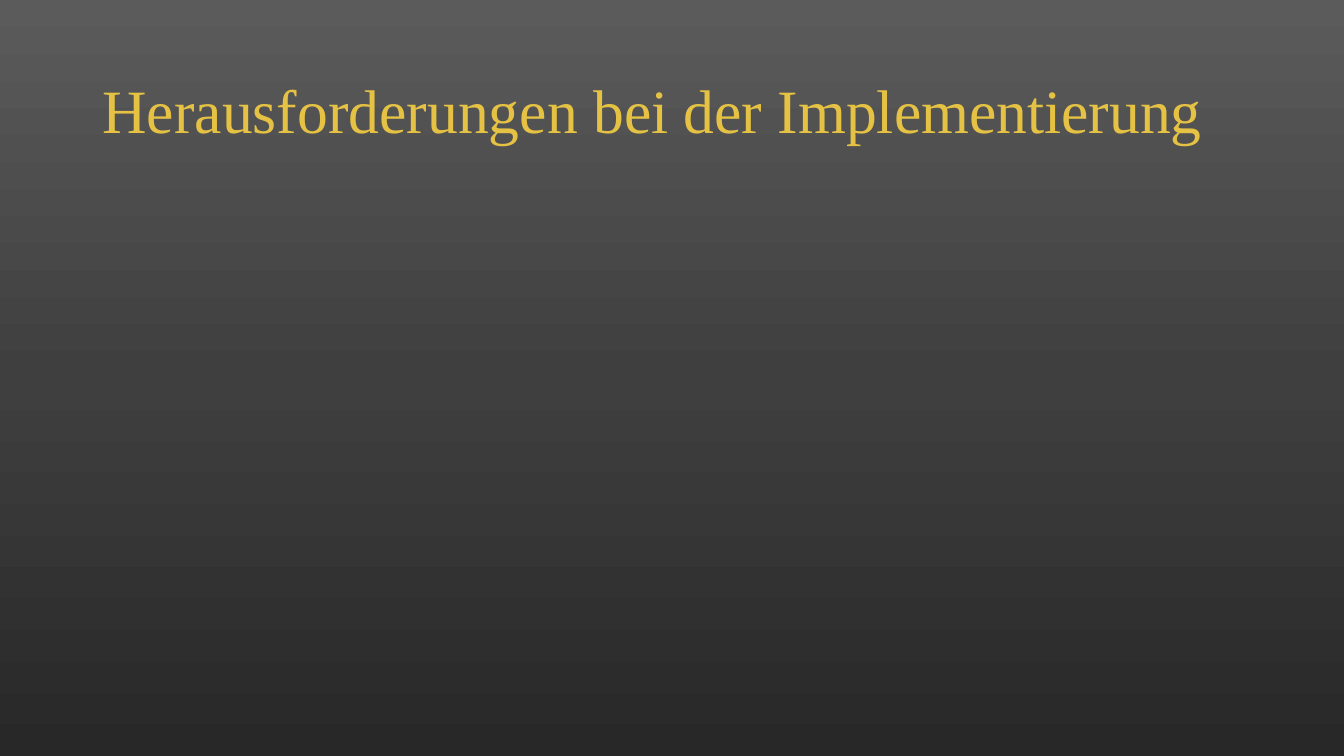
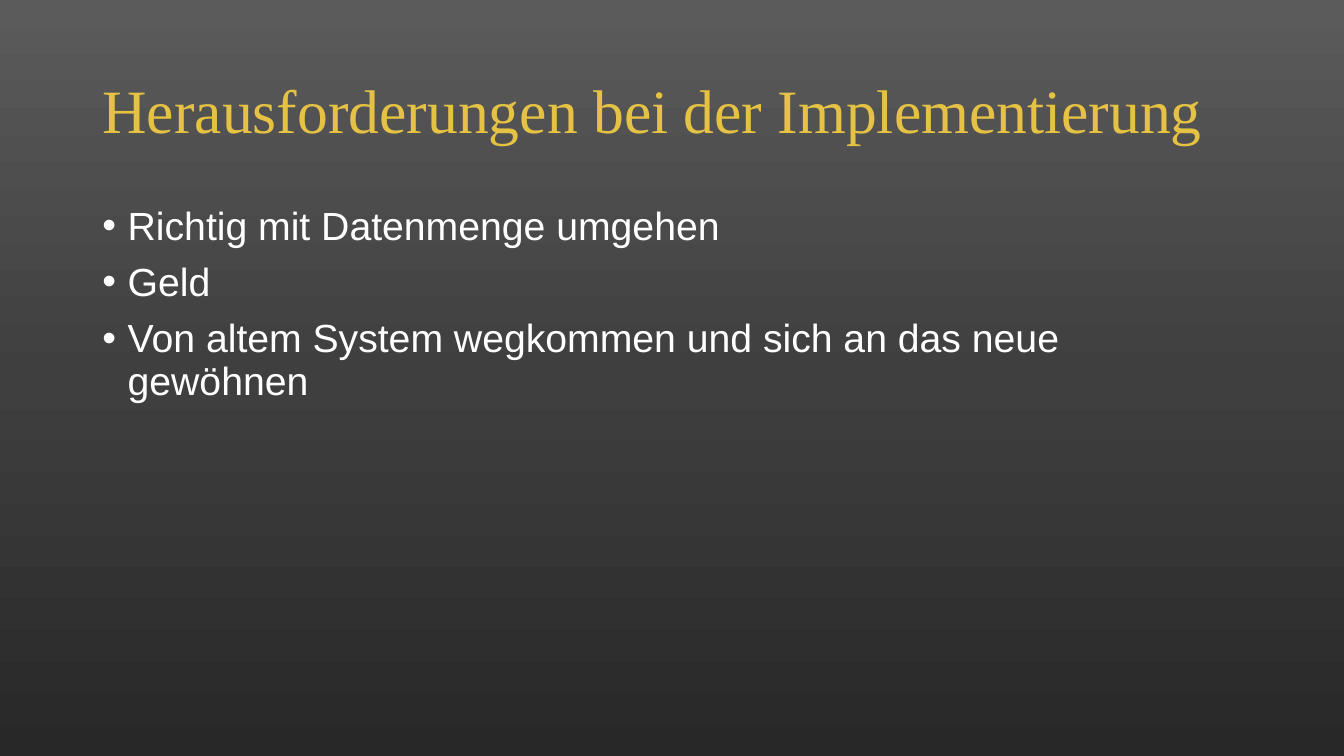
Before and after one commit to alicapr/CRM, a slide deck: slide 12 of CRM.pptx. Drawn at 1344x756 pixels with LibreOffice and Linux fonts; fonts in the diff are those of the drawing. Boxes give left, top, right and bottom in pixels: in the first picture for what was removed or moved away, otherwise in the second. Text is boxed around its words. In the diff, an @@ line names an element or a change of style, - is before the commit and + after.

```diff
--- a/CRM.pptx
+++ b/CRM.pptx
@@ text added at <box>128,211,1059,403</box>, 28 pt, text #FFFFFF @@
+• Richtig mit Datenmenge umgehen
+• Geld
+• Von altem System wegkommen und sich an das neue gewöhnen
```
Also in this commit, not shown: 2 other slides changed, 3 slides added.
